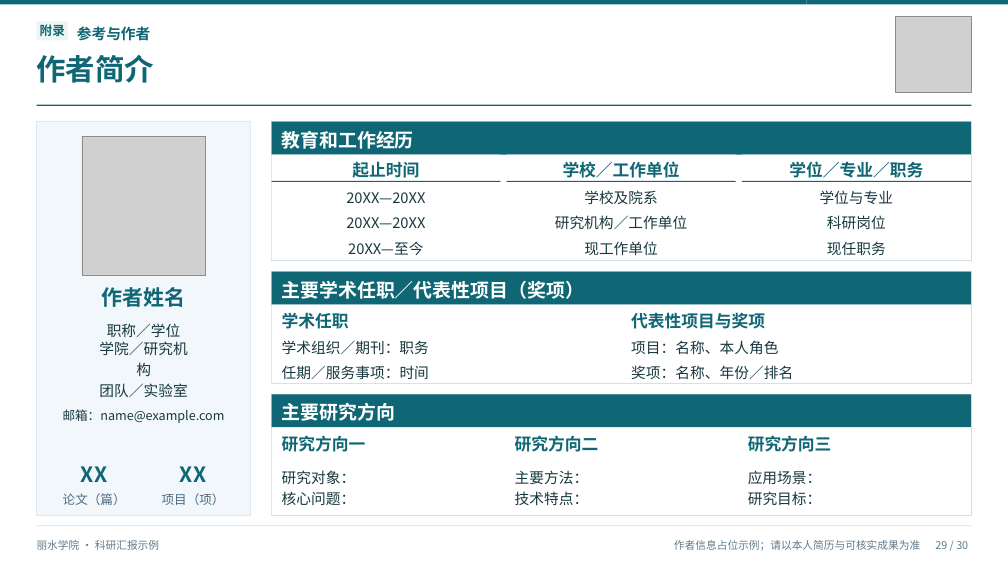
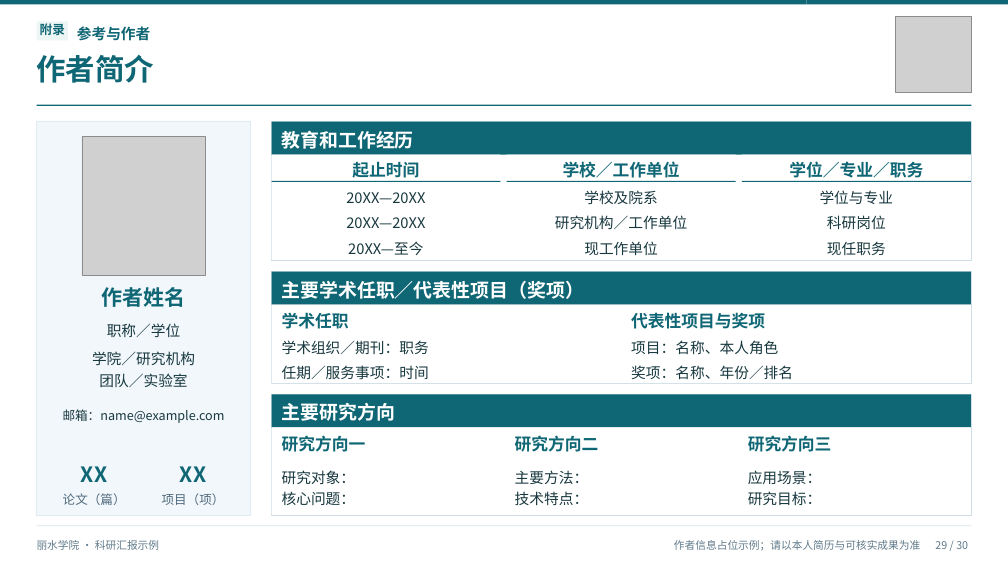
Before and after one commit to lbsun1999/html2ppt-web-slide, a slide deck: slide 29 of output/丽水学院_WebSlide制作与演示指南.pptx. Drawn at 1008x567 pixels with LibreOffice and Linux fonts; fonts in the diff are those of the drawing; grey boxes stand for pictures. Boxes give left, top, right and bottom in pixels: in the first picture for what was removed or moved away, otherwise in the second. Text is boxed around its words. In the diff, an @@ line names an element or a change of style, - is before the commit and + after.

```diff
--- a/output/丽水学院_WebSlide制作与演示指南.pptx
+++ b/output/丽水学院_WebSlide制作与演示指南.pptx
@@ vertical alignment middle to top in 10 elements at (555, 215, 688, 229), (282, 340, 429, 354), (631, 340, 778, 354), (282, 365, 429, 380), (631, 365, 793, 379), (282, 470, 356, 505), (748, 470, 822, 505), (674, 540, 920, 551), (92, 351, 195, 387), (107, 323, 181, 337) @@
@@ text "学院／研究机构": place and size @@
-text "学院／研究机构" at (99, 341, 187, 397)
+text "学院／研究机构" at (92, 351, 195, 387)
```
Also in this commit, not shown: 29 other slides changed, 17 other files.
